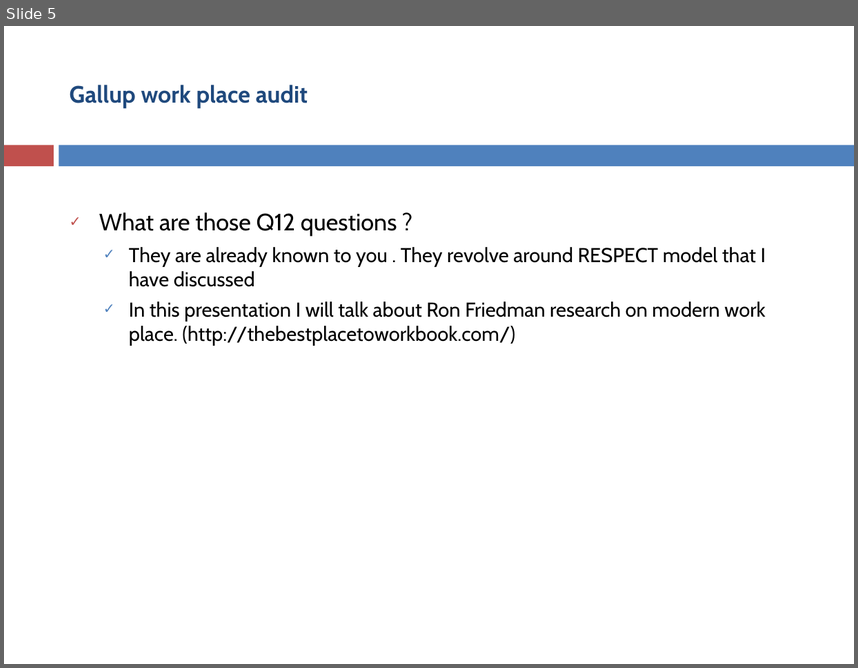
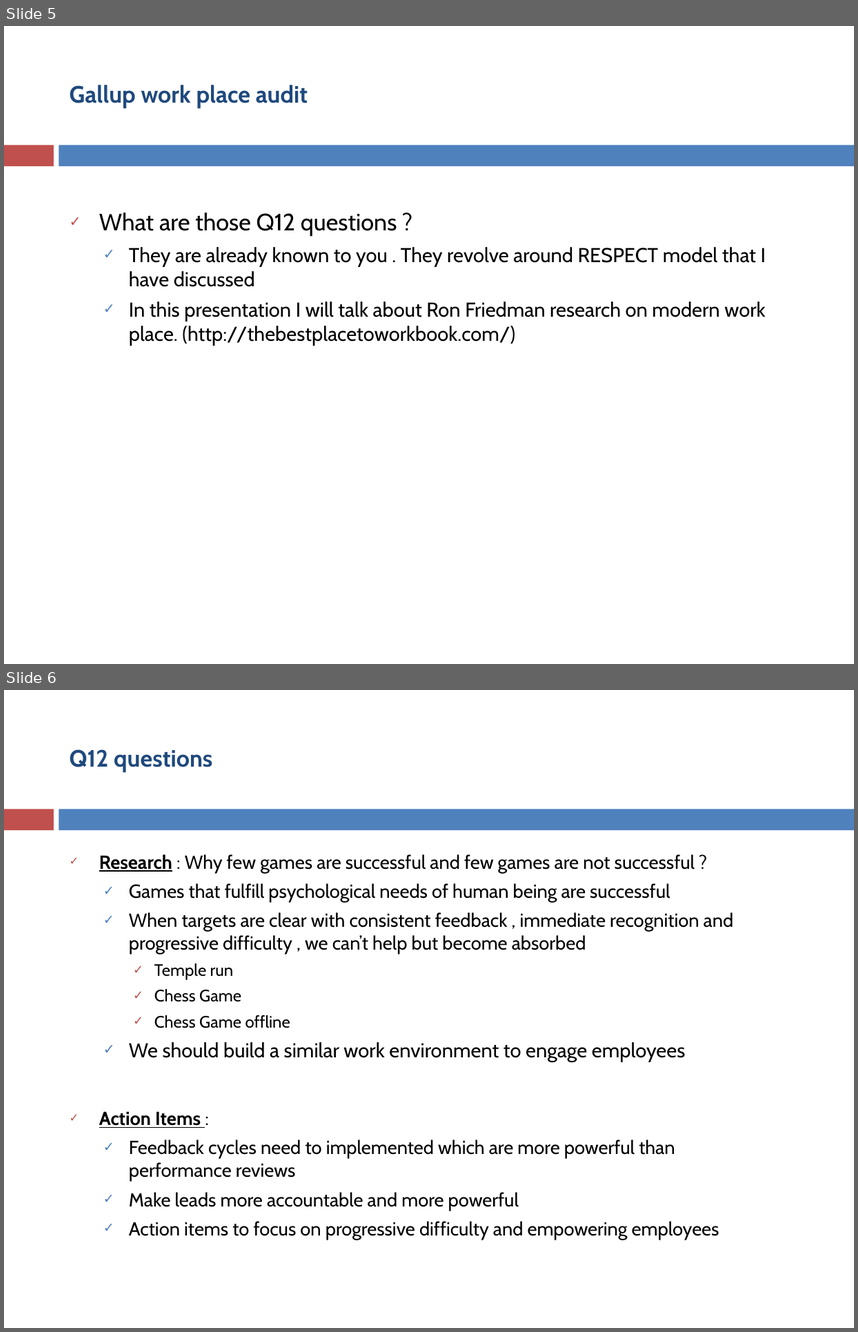
Before and after one commit to asakala/notes, a slide deck: Prokarma/Magnetic Work Environment.pptx. Shown one above the other, each under a label of ours: slide 5 before the commit, slides 5 and 6 after it. The pictures are 858x668 and 858x1332 pixels, drawn with LibreOffice and Linux fonts; fonts in the diff are those of the drawing. Boxes give left, top, right and bottom in pixels: in the first picture for what was removed or moved away, otherwise in the second. Text is boxed around its words. In the diff, an @@ line names an element or a change of style, - is before the commit and + after.

```diff
--- a/Prokarma/Magnetic Work Environment.pptx
+++ b/Prokarma/Magnetic Work Environment.pptx
@@ slide 6 added at (x1=4, y1=690, x2=854, y2=1328), background #FFFFFF; not listed: 2 template elements that a slide beside it also shows @@
@@ title added at (x1=70, y1=749, x2=212, y2=772), 20 pt, text #1F497D, bold @@
+Q12 questions
@@ text added at (x1=99, y1=854, x2=734, y2=1239), 16 pt, text #000000 @@
+✓ Research : Why few games are successful and few games are not successful ?
+  ✓ Games that fulfill psychological needs of human being are successful
+  ✓ When targets are clear with consistent feedback , immediate recognition and progressive difficulty , we can’t help but become absorbed
+    ✓ Temple run
+    ✓ Chess Game
+    ✓ Chess Game offline
+  ✓ We should build a similar work environment to engage employees
+✓ Action Items :
+  ✓ Feedback cycles need to implemented which are more powerful than performance reviews
+  ✓ Make leads more accountable and more powerful
+  ✓ Action items to focus on progressive difficulty and empowering employees
```
Also in this commit, not shown: 3 slides changed, 2 other slides added, 16 slides removed.
